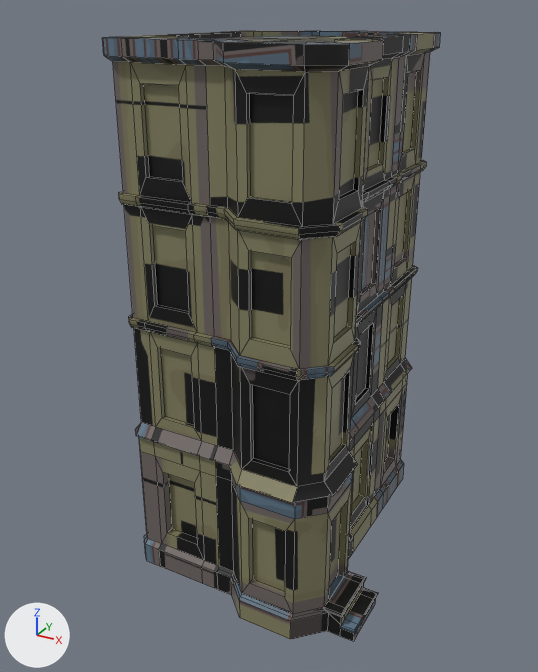
Before and after pictures for a commit that changed the FBX model Assets/ModelsAndGraphics/Models/Buildings/kamienica2-final.fbx.
Both versions are drawn from a 50 mm lens placed at (5.39, -14.22, 12.07), pointed at (-2.05, -0.69, 5.31). The lights are fixed; the arrows at lower left show +X, +Y and +Z. Mesh edges are drawn as thin lines. Where no turn or scale is listed for an object, it has been applied to the vertices.

Names of what the first picture shows: 'Plane', 'bok1.001', 'bok1.003', 'bok1.007', 'bok1.008', 'bok1.010'.
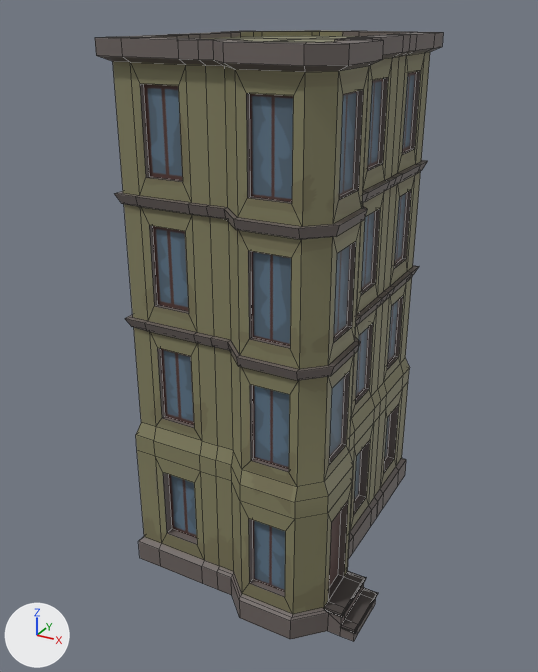
Commit message: tekstury i kamienica

Boxes (x1, y1, x2, y2) around the edits, measured in the pictures (538 x 672 px):
'bok1.001', reshaped: before (102, 34, 219, 590); after (95, 34, 219, 590)
'bok1.010', reshaped: before (313, 31, 441, 516); after (313, 31, 443, 516)
part 1 of me_cube_015, cut back: before (350, 389, 385, 531); after (350, 423, 374, 531)
part 2 of me_cube_015, deleted: before (356, 293, 389, 326)
part 3 of me_cube_015, deleted: before (362, 177, 397, 203)
part 4 of me_cube_015, surface changed: (268, 35, 411, 558) in both
part 5 of me_plane, deleted: before (213, 436, 358, 503)
part 6 of me_plane, deleted: before (211, 339, 361, 381)
part 7 of me_plane, deleted: before (206, 207, 368, 239)
part 8 of me_plane, surface changed: (198, 38, 383, 642) in both
part 9 of me_cube_008, surface changed: (229, 30, 343, 38) in both
part 10 of me_cube_003, surface changed: (176, 32, 309, 42) in both
part 11 of me_cube_022, cut back: before (378, 358, 412, 485); after (396, 358, 410, 485)
part 12 of me_cube_022, cut back: before (386, 265, 417, 300); after (408, 265, 419, 278)
part 13 of me_cube_022, cut back: before (394, 160, 426, 186); after (417, 160, 428, 172)
part 14 of me_cube_022, cut back: before (413, 32, 441, 52); after (413, 32, 443, 52)
part 15 of me_cube_022, surface changed: (313, 31, 435, 506) in both
part 16 of me_cube_002, cut back: before (135, 423, 218, 566); after (136, 423, 161, 566)
part 17 of me_cube_002, cut back: before (128, 314, 213, 347); after (125, 314, 148, 331)
part 18 of me_cube_002, cut back: before (118, 191, 208, 217); after (115, 191, 139, 206)
part 19 of me_cube_002, cut back: before (102, 37, 139, 62); after (95, 37, 139, 62)
part 20 of me_cube_002, surface changed: (113, 34, 219, 590) in both

Patch to the scene script:
```diff
--- a/Assets/ModelsAndGraphics/Models/Buildings/kamienica2-final.fbx.py
+++ b/Assets/ModelsAndGraphics/Models/Buildings/kamienica2-final.fbx.py
@@ me_plane @@
-me_plane.from_pydata(...)  # 303 vertices, 270 faces; spans x -1.0..2.33, y -1.7..1.0, z 0.0..11.6
+me_plane.from_pydata(...)  # 279 vertices, 249 faces; spans x -1.0..2.33, y -1.7..1.0, z 0.0..11.6
+# me_plane part 5: 8 vertices removed from x -1.0..1.7, y -1.7..1.0, z 3.45
+# me_plane part 6: 8 vertices removed from x -1.0..1.62, y -1.62..1.0, z 6.1
+# me_plane part 7: 8 vertices removed from x -1.0..1.62, y -1.62..1.0, z 8.7
+# me_plane part 8: 228 kept faces spanning x -1.0..2.33, y -1.7..1.0, z 0.0..11.6 get new texture (UV) coordinates
 me_plane.materials.append(mat_material)
@@ me_cube_002 @@
-me_cube_002.from_pydata(...)  # 247 vertices, 225 faces; spans x -1.2..1.0, y -1.2..1.0, z 0.0..11.6
+me_cube_002.from_pydata(...)  # 198 vertices, 173 faces; spans x -1.2..1.0, y -1.2..1.0, z 0.0..11.6
+# me_cube_002 part 16: 24 vertices removed from x -1.2..1.0, y -1.2..1.0, z 0.0..3.45; 5 vertices added at x -1.2..-1.1, y -1.2..-1.1, z 0.0..3.4
+# me_cube_002 part 17: 14 vertices removed from x -1.12..1.0, y -1.12..1.0, z 6.0..6.2; 1 vertex added at x -1.12, y -1.12, z 6.2
+# me_cube_002 part 18: 14 vertices removed from x -1.12..1.0, y -1.12..1.0, z 8.6..8.8; 1 vertex added at x -1.12, y -1.12, z 8.8
+# me_cube_002 part 19: 6 vertices removed from x -1.2..-1.0, y -1.2..-1.0, z 11.3..11.6; 2 vertices added at x -1.2, y -1.2, z 11.3..11.6
+# me_cube_002 part 20: 133 kept faces spanning x -1.2..1.0, y -1.2..1.0, z 0.0..11.6 get new texture (UV) coordinates
 me_cube_002.materials.append(mat_material_002)
@@ me_cube_003 @@
-me_cube_003.from_pydata(...)  # 128 vertices, 102 faces; spans x -1.2..1.0, y -1.0..1.0, z 0.0..11.6
+me_cube_003.from_pydata(...)  # 112 vertices, 89 faces; spans x -1.2..1.0, y -1.0..1.0, z 0.0..11.6
+# me_cube_003 part 10: 71 kept faces spanning x -1.2..1.0, y -1.0..1.0, z 0.0..11.6 get new texture (UV) coordinates
 me_cube_003.materials.append(mat_material_001)
@@ me_cube_008 @@
-me_cube_008.from_pydata(...)  # 225 vertices, 193 faces; spans x -1.38..1.0, y -1.0..1.38, z 0.0..11.6
+me_cube_008.from_pydata(...)  # 207 vertices, 178 faces; spans x -1.38..1.0, y -1.0..1.38, z 0.0..11.6
+# me_cube_008 part 9: 163 kept faces spanning x -1.38..1.0, y -1.0..1.38, z 0.0..11.6 get new texture (UV) coordinates
 me_cube_008.materials.append(mat_material_003)
@@ me_cube_022 @@
-me_cube_022.from_pydata(...)  # 247 vertices, 225 faces; spans x -1.0..1.2, y -1.0..1.2, z 0.0..11.6
+me_cube_022.from_pydata(...)  # 198 vertices, 173 faces; spans x -1.0..1.2, y -1.0..1.2, z 0.0..11.6
+# me_cube_022 part 11: 24 vertices removed from x -1.0..1.2, y -1.0..1.2, z 0.0..3.45; 5 vertices added at x 1.1..1.2, y 1.1..1.2, z 0.0..3.4
+# me_cube_022 part 12: 14 vertices removed from x -1.0..1.12, y -1.0..1.12, z 6.0..6.2; 1 vertex added at x 1.12, y 1.12, z 6.2
+# me_cube_022 part 13: 14 vertices removed from x -1.0..1.12, y -1.0..1.12, z 8.6..8.8; 1 vertex added at x 1.12, y 1.12, z 8.8
+# me_cube_022 part 14: 6 vertices removed from x 1.0..1.2, y 1.0..1.2, z 11.3..11.6; 2 vertices added at x 1.2, y 1.2, z 11.3..11.6
+# me_cube_022 part 15: 133 kept faces spanning x -1.0..1.2, y -1.0..1.2, z 0.0..11.6 get new texture (UV) coordinates
 me_cube_022.materials.append(mat_material_002)
@@ me_cube_015 @@
-me_cube_015.from_pydata(...)  # 128 vertices, 102 faces; spans x -1.0..1.2, y -1.0..1.0, z 0.0..11.6
+me_cube_015.from_pydata(...)  # 112 vertices, 89 faces; spans x -1.0..1.2, y -1.0..1.0, z 0.0..11.6
+# me_cube_015 part 1: 12 vertices removed from x 1.05..1.2, y -1.0..1.0, z 0.6..3.45; 4 vertices added at x 1.1, y -0.42..0.42, z 0.96..2.64
+# me_cube_015 part 2: 4 vertices removed from x 1.12, y -1.0..1.0, z 6.1
+# me_cube_015 part 3: 4 vertices removed from x 1.12, y -1.0..1.0, z 8.7
+# me_cube_015 part 4: 71 kept faces spanning x -1.0..1.2, y -1.0..1.0, z 0.0..11.6 get new texture (UV) coordinates
 me_cube_015.materials.append(mat_material_001)
```
